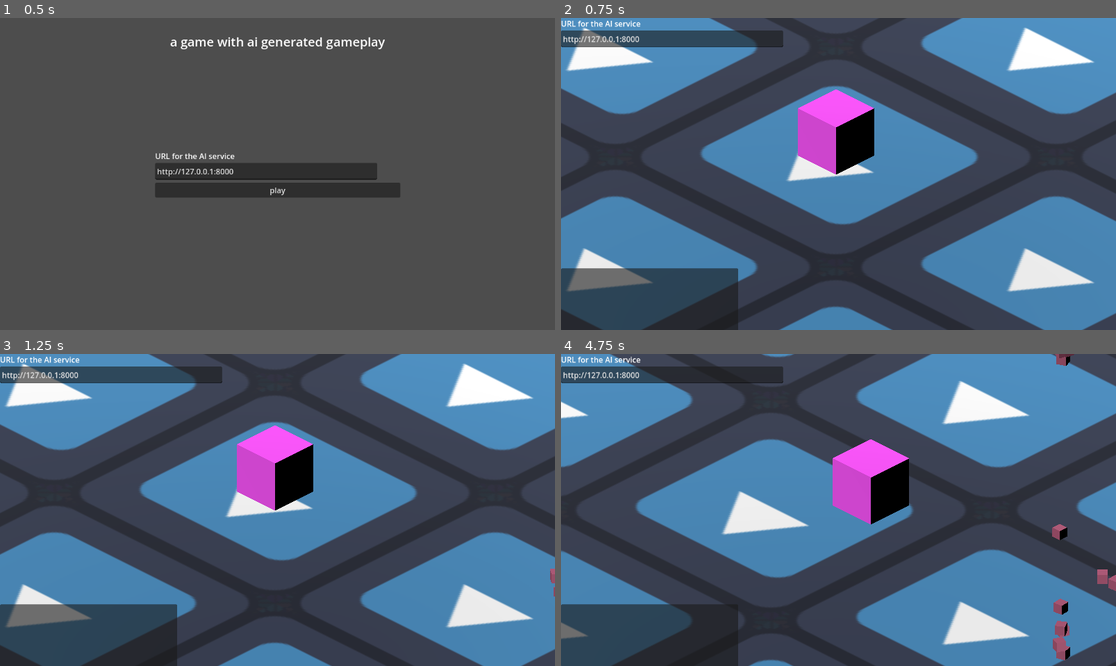
Above: before the commit, frames 1-4 (two rows, left to right).
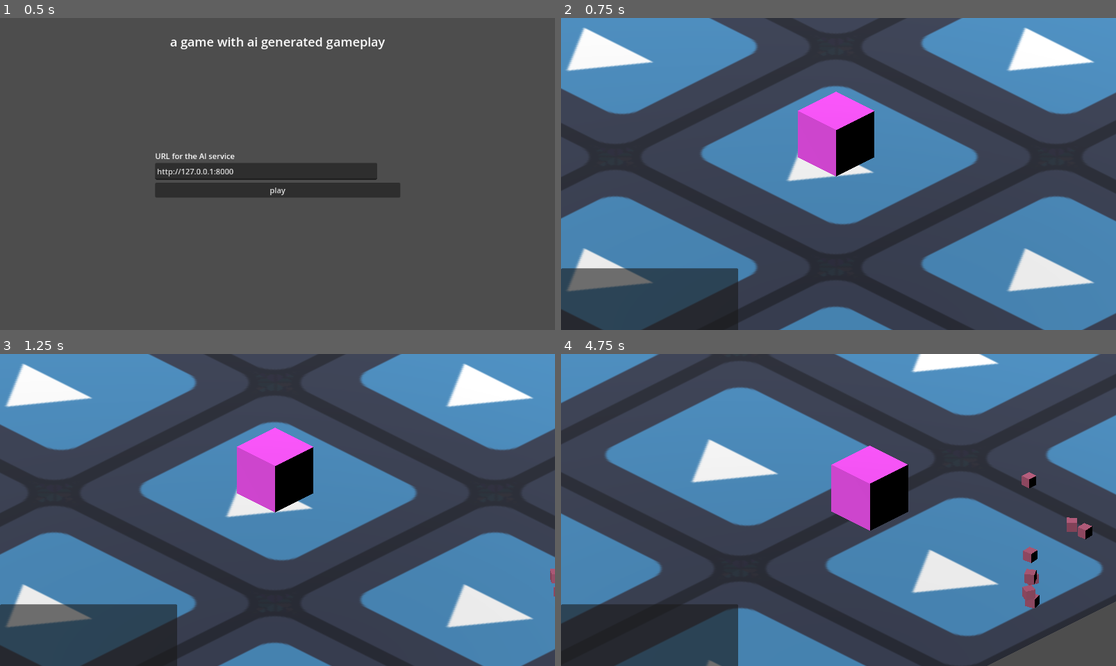
Above: after the commit, the same moments.

Repository: mkualquiera/infinite-something-gd
Game: Godot game, scene res://title.tscn
Two runs of this game, one before a commit and one after it. Both use one fixed random seed, a clock stepped at 60 frames per second and the inputs below. The engine's default icon, where the game draws it, is replaced by a stand-in: a white triangle on a blue panel in a dark square.
Inputs (mouse positions are in pixels of both pictures, inside the frame that each line leads up to):
- Up to frame 1 (0.5 s): no input
- Up to frame 2 (0.75 s): click "play" at 0.5 s
- Up to frame 3 (1.25 s): no input
- Up to frame 4 (4.75 s): tap Enter at 1.25 s; move the mouse to (960, 494) at 1.27 s; click (960, 494) at 1.42 s; move the mouse to (727, 525) at 2.02 s; click (727, 525) at 2.17 s; move the mouse to (894, 441) at 2.77 s; click (894, 441) at 2.92 s; move the mouse to (810, 572) at 3.52 s; click (810, 572) at 3.67 s; move the mouse to (1005, 556) at 4.27 s; click (1005, 556) at 4.42 s

Frame 1 is identical in both runs. In frame 2, 2.6% of the frame differs, in the area x 0-57%, y 0-51%; in frame 3, 2.6%; in frame 4, 68%, in the area x 0-100%, y 0-100%.
Error in both runs: Trying to assign value of type 'Nil' to a variable of type 'Dictionary'. (res://Scripts/RoomController.gd:114)

Commit message:
[ prompts ] Ask questions etc

Diff:
--- a/Scenes/room.tscn
+++ b/Scenes/room.tscn
@@ -35,7 +35,7 @@
 door_nz = NodePath("DoorNZ")
 
 [node name="RoomController" type="NavigationRegion3D" parent="." node_paths=PackedStringArray("floor", "l_wall", "music_gen")]
-transform = Transform3D(1, 3.13716e-22, 7.10543e-15, -2.75726e-22, 1, 1.42109e-14, -7.10543e-15, 1.51583e-28, 1, -4.41295e-28, -1.19209e-07, -5.68434e-14)
+transform = Transform3D(1, 3.13716e-22, 7.10543e-15, -2.75726e-22, 1, 1.42109e-14, -7.10543e-15, 1.51583e-28, 1, 0, -0.276, 0)
 navigation_mesh = SubResource("NavigationMesh_qtd14")
 script = ExtResource("3_htjng")
 room_theme = "A videogame with the theme: Candyland"
--- a/Scenes/room_object.tscn
+++ b/Scenes/room_object.tscn
@@ -16,6 +16,9 @@
 
 [node name="ObjectController" type="Node3D" parent="."]
 script = ExtResource("1_dmgdo")
+obj_name = null
+metadata = null
+interactions = null
 
 [node name="MeshGenerator" type="Node" parent="."]
 script = ExtResource("2_5yx38")
--- /dev/null
+++ b/Scripts/ArgumentPrompt.gd
@@ -0,0 +1,39 @@
+extends Panel
+class_name ArgumentPrompt
+
+var questions: Array
+var answers: Array
+var current_index: int = 0
+
+@onready var label = $Label
+@onready var text = $TextEdit
+
+signal on_questions_answered(answers)
+
+# Called when the node enters the scene tree for the first time.
+func _ready():
+	hide()
+	pass # Replace with function body.
+
+func ask_questions(_questions):
+	questions = _questions
+	answers = []
+	current_index = -1
+	show()
+	update_questions(false)
+
+func update_questions(store=true):
+	if store:
+		var question = questions[current_index]
+		answers.append(question + "=" + text.text)
+	current_index+=1
+	if len(questions) == len(answers):
+		emit_signal("on_questions_answered", answers)
+		hide()
+		return
+	label.text = questions[current_index]
+	text.text = ""
+
+# Called every frame. 'delta' is the elapsed time since the previous frame.
+func _process(delta):
+	pass
--- a/Scripts/ObjectController.gd
+++ b/Scripts/ObjectController.gd
@@ -84,10 +84,10 @@
 	on_child_done_loading()
 	print_debug(interactions)
 
-func do_interaction(index):
+func do_interaction(index, arguments):
 	var room_controller: RoomController = get_parent().get_parent()
 	print_debug("Doing interaction")
-	room_controller.do_interaction(self, interactions[index])
+	room_controller.do_interaction(self, interactions[index], arguments)
 
 func destroy():
 	get_parent().queue_free()
--- a/Scripts/ObjectSelector.gd
+++ b/Scripts/ObjectSelector.gd
@@ -3,6 +3,9 @@
 var camera
 @export var item_list: ItemList
 var current_controller: ObjectController
+var all_arguments: Array
+var selected_interaction: int
+@export var argument_prompt: ArgumentPrompt
 
 # Called when the node enters the scene tree for the first time.
 func _ready():
@@ -38,14 +41,24 @@
 						var controller: ObjectController = first_child
 						#print_debug(controller.interactions)
 						current_controller = controller
+						all_arguments = []
 						item_list.clear()
 						for interaction in controller.interactions:
 							item_list.add_item(interaction.display_name)
+							all_arguments.append(interaction.arguments)
+
 						get_parent().get_parent().find_child("Player").set_movement_target(controller.global_position)
 
 func _on_item_selected(index: int):
 	if current_controller != null:
 		item_list.clear()
-		print_debug("Doing interaction")
-		current_controller.do_interaction(index)
-		current_controller = null
+		argument_prompt.ask_questions(all_arguments[index])
+		selected_interaction = index
+		#print_debug("Doing interaction")
+		#current_controller.do_interaction(index)
+		#current_controller = null
+
+func on_questions_answered(answers):
+	print_debug("Doing interaction")
+	current_controller.do_interaction(selected_interaction, answers)
+	current_controller = null
--- a/Scripts/PlayerMover.gd
+++ b/Scripts/PlayerMover.gd
@@ -3,7 +3,6 @@
 
 var movement_speed: float = 2.0
 var navigation_agent: NavigationAgent3D = null
-
 
 func set_movement_target(movement_target: Vector3):
 	movement_target.y = global_position.y
@@ -29,6 +28,7 @@
 	velocity = new_velocity
 	move_and_slide()
 
+
 func _click(camera, event, position, normal, shape_idx):
 	if event is InputEventMouseButton and event.button_index == 1 and event.pressed:
 		set_movement_target(position)
--- a/Scripts/RoomController.gd
+++ b/Scripts/RoomController.gd
@@ -120,13 +120,16 @@
 		controller.update_rendering(data)
 		controller.connect("on_done_loading", on_child_done_loading)
 
-func do_interaction(object: ObjectController, interaction):
+func do_interaction(object: ObjectController, interaction, arguments):
 	# Create an HTTP request node and connect its completion signal.
-	print_debug("Doing interaction")
 	var http_request = HTTPRequest.new()
 	add_child(http_request)
 	http_request.connect("request_completed", _on_interaction_completed)
 
+	var new_interaction = interaction.duplicate()
+	new_interaction.arguments = arguments
+
+	print_debug("Doing interaction ", new_interaction)
 
 	var request_data = {
 		"world": world,
@@ -134,7 +137,7 @@
 			"name": object.obj_name,
 			"metadata": object.metadata
 		},
-		"interaction": interaction
+		"interaction": new_interaction
 	}
 
 	var json_request = JSON.stringify(request_data)
--- a/Scripts/RoomManager.gd
+++ b/Scripts/RoomManager.gd
@@ -56,8 +56,6 @@
 	var next_room = room_queue.pop_back()
 	if next_room:
 		instantiate_room(next_room)
-	else:
-		print_debug("loading loop died")
 
 func instantiate_room(pos: Vector2i):
 	if rooms.has(pos):
--- a/test.tscn
+++ b/test.tscn
@@ -3,10 +3,10 @@
 [ext_resource type="Script" path="res://Scripts/RoomManager.gd" id="1_ji7bp"]
 [ext_resource type="Script" path="res://Scripts/CameraFollow.gd" id="2_sgtnk"]
 [ext_resource type="Script" path="res://Scripts/ObjectSelector.gd" id="4_472rn"]
-[ext_resource type="PackedScene" uid="uid://biwp7w1s3xueg" path="res://Scenes/url_editor.tscn" id="4_s30am"]
+[ext_resource type="Script" path="res://Scripts/ArgumentPrompt.gd" id="5_wcmpm"]
 [ext_resource type="Script" path="res://Scripts/PlayerMover.gd" id="8_edel6"]
 
-[sub_resource type="BoxShape3D" id="BoxShape3D_w75n3"]
+[sub_resource type="BoxShape3D" id="BoxShape3D_cytyf"]
 
 [sub_resource type="StandardMaterial3D" id="StandardMaterial3D_mc0wt"]
 
@@ -30,9 +30,10 @@
 player = NodePath("../Player")
 strength = 0.05
 
-[node name="ObjectSelector" type="Node" parent="Camera3D" node_paths=PackedStringArray("item_list")]
+[node name="ObjectSelector" type="Node" parent="Camera3D" node_paths=PackedStringArray("item_list", "argument_prompt")]
 script = ExtResource("4_472rn")
 item_list = NodePath("../../ItemList")
+argument_prompt = NodePath("../../Panel")
 
 [node name="DirectionalLight3D" type="DirectionalLight3D" parent="."]
 transform = Transform3D(1, 0, 0, 0, 0.58616, 0.810195, 0, -0.810195, 0.58616, 0, 0, 0)
@@ -46,17 +47,15 @@
 offset_bottom = 1.0
 grow_vertical = 0
 
-[node name="URLEditor" parent="." instance=ExtResource("4_s30am")]
-
 [node name="Player" type="CharacterBody3D" parent="."]
-transform = Transform3D(0.522, 0, 0, 0, 0.522, 0, 0, 0, 0.522, 0, 0.291, 0)
+transform = Transform3D(0.522, 0, 0, 0, 0.522, 0, 0, 0, 0.522, 0, 0.26315, 0)
 motion_mode = 1
 floor_stop_on_slope = false
 floor_block_on_wall = false
 script = ExtResource("8_edel6")
 
 [node name="CollisionShape3D" type="CollisionShape3D" parent="Player"]
-shape = SubResource("BoxShape3D_w75n3")
+shape = SubResource("BoxShape3D_cytyf")
 
 [node name="Player" type="MeshInstance3D" parent="Player"]
 mesh = SubResource("BoxMesh_gljbj")
@@ -67,3 +66,45 @@
 
 [node name="CollisionShape3D" type="CollisionShape3D" parent="Player/Area3D"]
 shape = SubResource("BoxShape3D_y6i7o")
+
+[node name="Panel" type="Panel" parent="."]
+anchors_preset = -1
+anchor_right = 1.0
+anchor_bottom = 1.002
+offset_bottom = -0.296082
+script = ExtResource("5_wcmpm")
+
+[node name="Label" type="Label" parent="Panel"]
+layout_mode = 1
+anchors_preset = -1
+anchor_right = 1.0
+offset_left = 536.0
+offset_top = 208.0
+offset_right = -538.0
+offset_bottom = 234.0
+text = "Question?"
+horizontal_alignment = 1
+
+[node name="TextEdit" type="TextEdit" parent="Panel"]
+layout_mode = 1
+anchors_preset = -1
+anchor_right = 1.0
+offset_left = 280.0
+offset_top = 240.0
+offset_right = -280.0
+offset_bottom = 288.0
+placeholder_text = "Answer"
+
+[node name="Button" type="Button" parent="Panel"]
+layout_mode = 1
+anchors_preset = 10
+anchor_right = 1.0
+offset_left = 496.0
+offset_top = 304.0
+offset_right = -496.0
+offset_bottom = 344.0
+grow_horizontal = 2
+text = "Submit"
+
+[connection signal="on_questions_answered" from="Panel" to="Camera3D/ObjectSelector" method="on_questions_answered"]
+[connection signal="button_up" from="Panel/Button" to="Panel" method="update_questions"]
